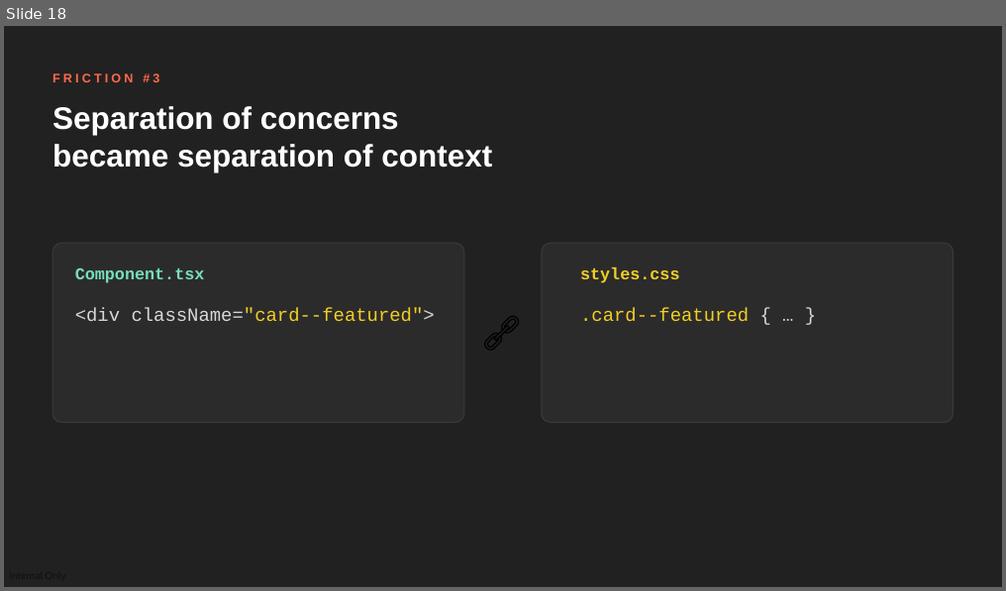
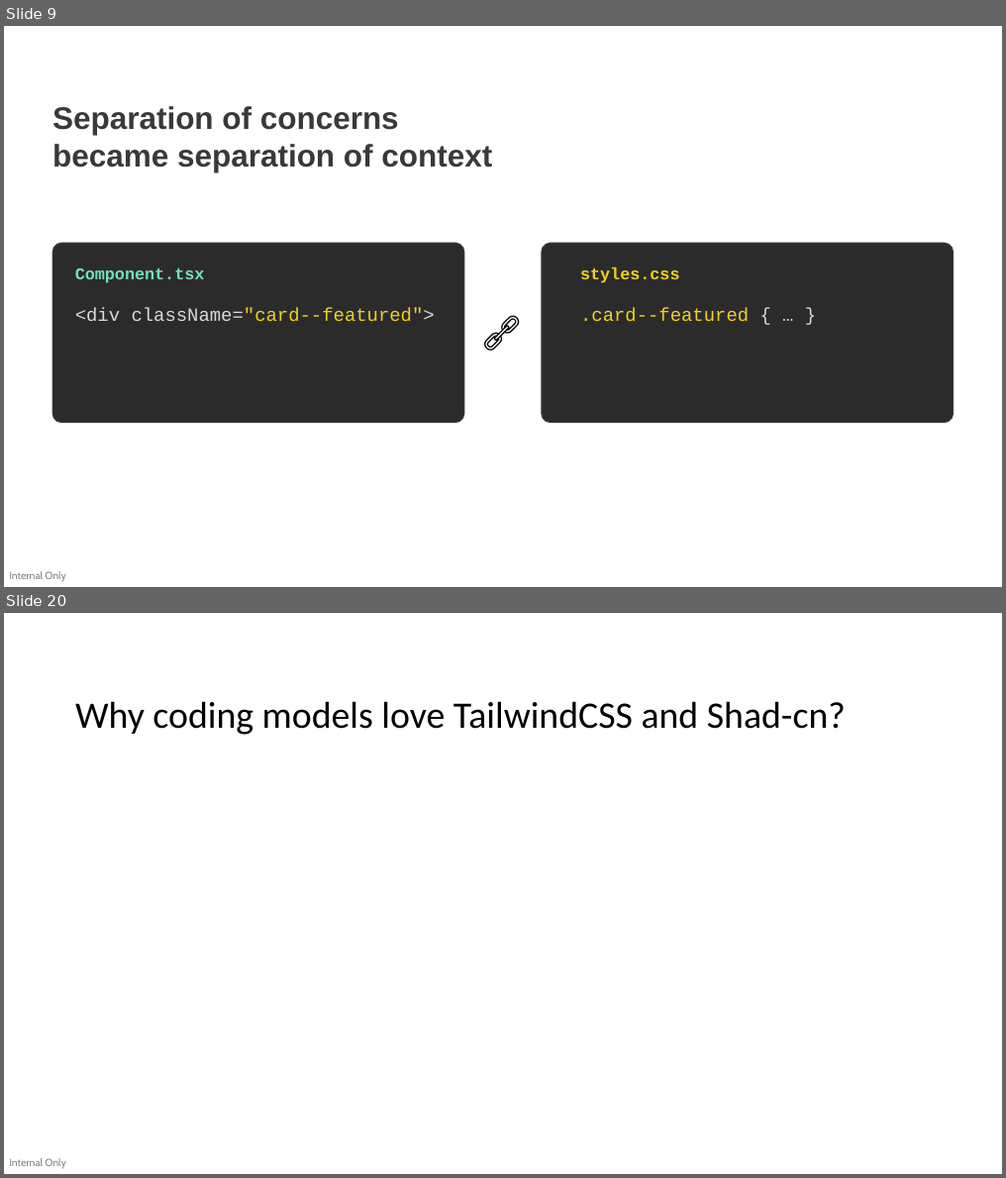
Before and after one commit to devlinduldulao/llm-loves-tailwind-and-js, a slide deck: why-llms-love-tailwind-conf.pptx. Shown one above the other, each under a label of ours: slide 18 before the commit, slides 9 and 20 after it; the slides between them are not shown. The pictures are 1006x591 and 1006x1178 pixels, drawn with LibreOffice and Linux fonts; fonts in the diff are those of the drawing. Boxes give left, top, right and bottom in pixels: in the first picture for what was removed or moved away, otherwise in the second. Text is boxed around its words. In the diff, an @@ line names an element or a change of style, - is before the commit and + after.

```diff
--- a/why-llms-love-tailwind-conf.pptx
+++ b/why-llms-love-tailwind-conf.pptx
@@ slide 20 added at <box>4,613,1002,1174</box>, background #FFFFFF; not listed: 1 template element that a slide beside it also shows @@
@@ text added at <box>75,701,846,735</box>, 36 pt, text #000000 @@
+Why coding models love TailwindCSS and Shad-cn?
@@ what was slide 18 is now slide 9 @@
@@ slide 9 changed as well @@
@@ background #222121 to #FFFFFF @@
@@ text removed at <box>53,74,159,82</box> @@
-FRICTION #3
@@ text "Separation of concerns" at <box>53,106,492,173</box>: text colour #FFFFFF to #3B3838 @@
@@ text added at <box>9,571,66,582</box>, 10 pt, text #000000 at 50% opacity @@
+Internal Only
```
Also in this commit, not shown: 8 other slides changed, 8 other slides added, 20 slides removed.
